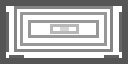
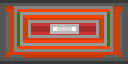
Layer changes from the first 128 × 64 image to the second:
added layer "lighting" above "lineart+color" over [6, 6, 122, 58]
added layer "lineart+color" above "sil" over [6, 6, 122, 58]
painted on "Background" over [0, 0, 128, 64]
